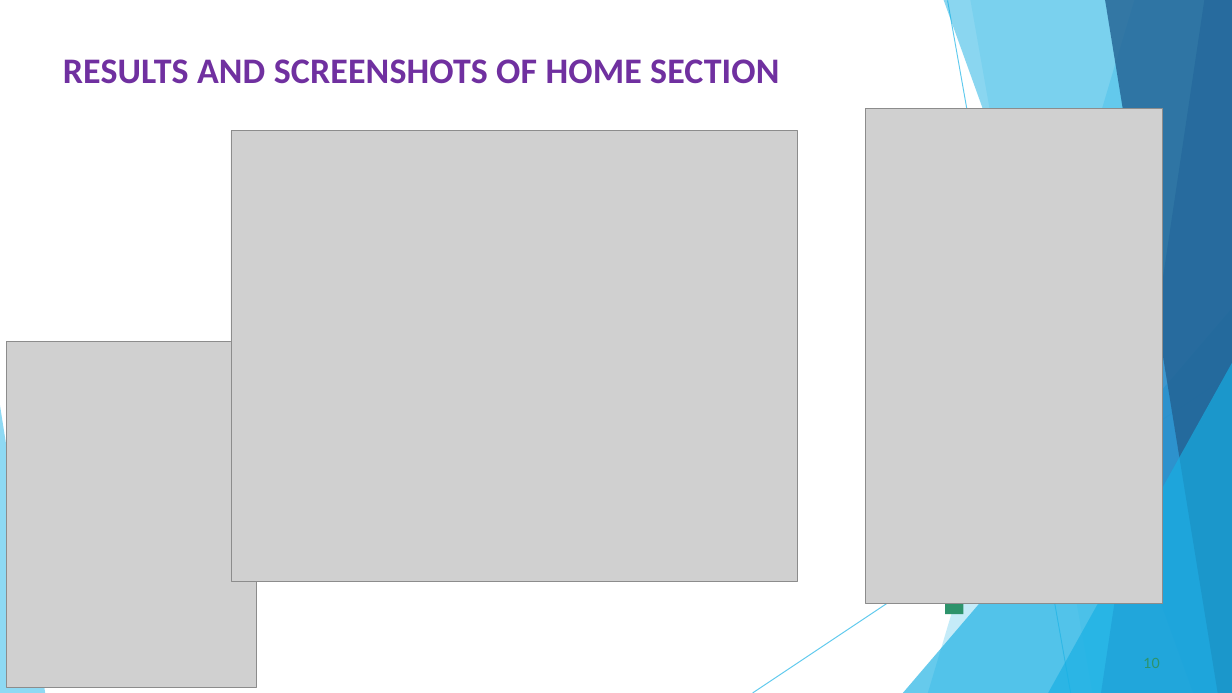
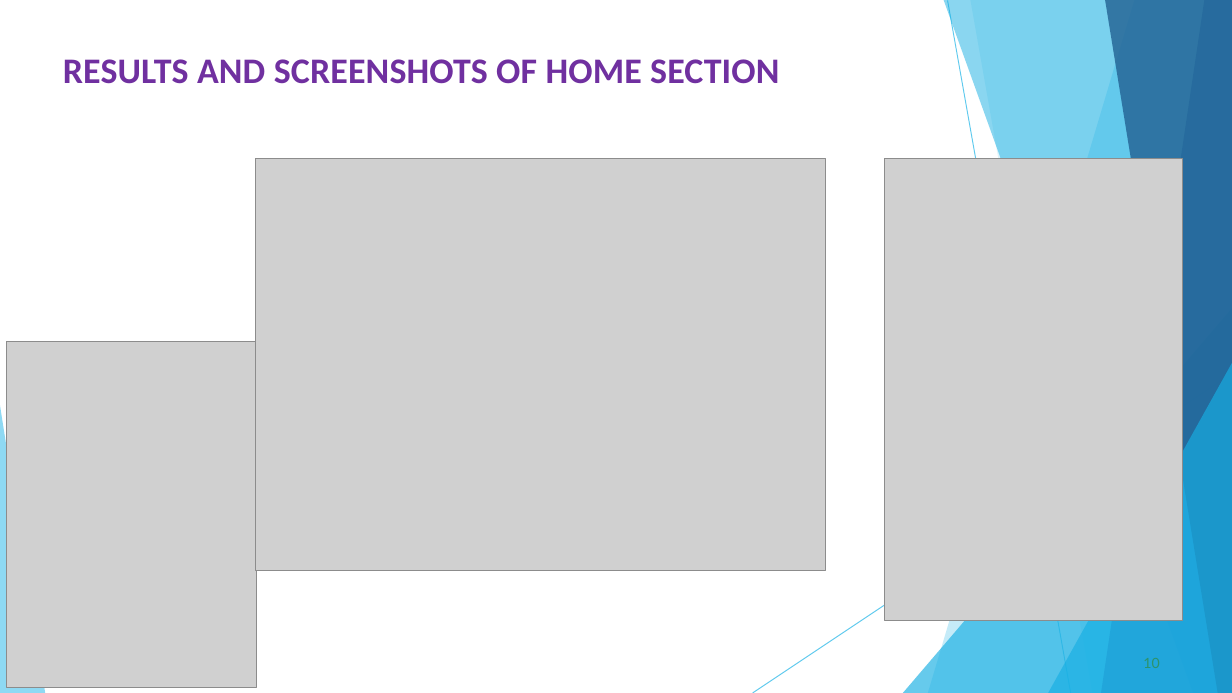
Before and after one commit to shamkumar17356-afk/TNSDC-FWD-DP, a slide deck: slide 10 of PPT FWD TNSDC(NM _SK) 2025.pptx. Drawn at 1232x693 pixels with LibreOffice and Linux fonts; fonts in the diff are those of the drawing; grey boxes stand for pictures. Boxes give left, top, right and bottom in pixels: in the first picture for what was removed or moved away, otherwise in the second. Text is boxed around its words. In the diff, an @@ line names an element or a change of style, - is before the commit and + after.

```diff
--- a/PPT FWD TNSDC(NM _SK) 2025.pptx
+++ b/PPT FWD TNSDC(NM _SK) 2025.pptx
@@ picture: place and size @@
-picture at <box>231,131,798,581</box>
+picture at <box>255,159,825,571</box>
@@ picture: place and size @@
-picture at <box>866,109,1164,604</box>
+picture at <box>885,159,1183,621</box>
@@ freeform shape removed at <box>945,596,964,615</box> @@
```
